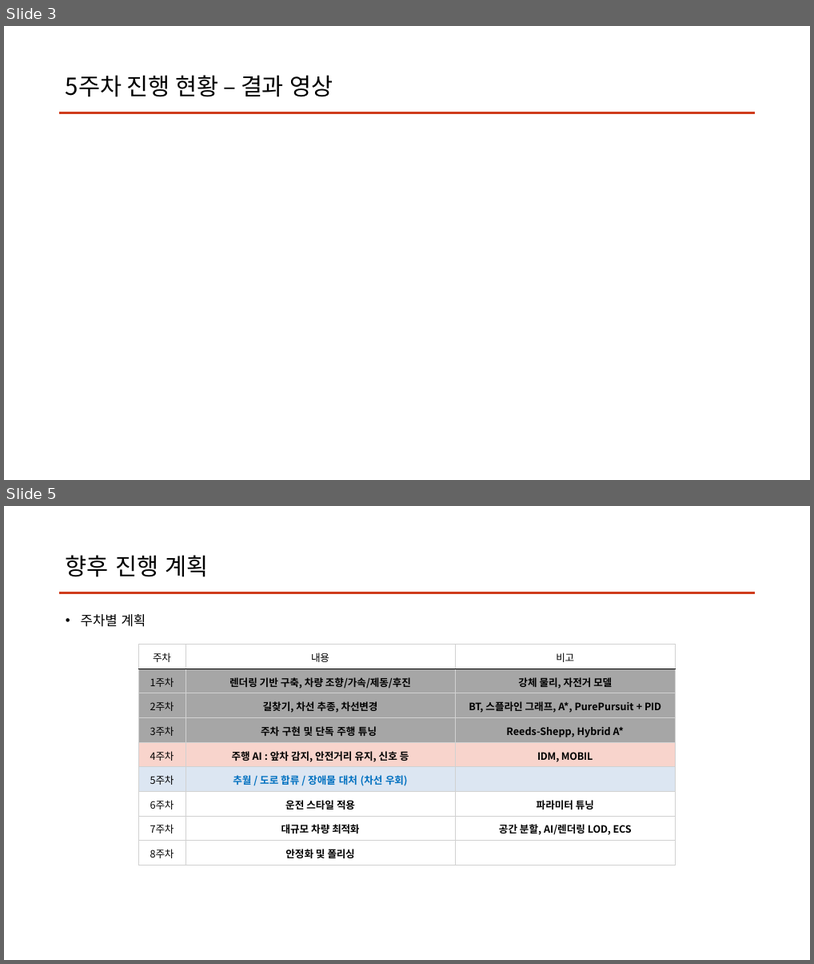
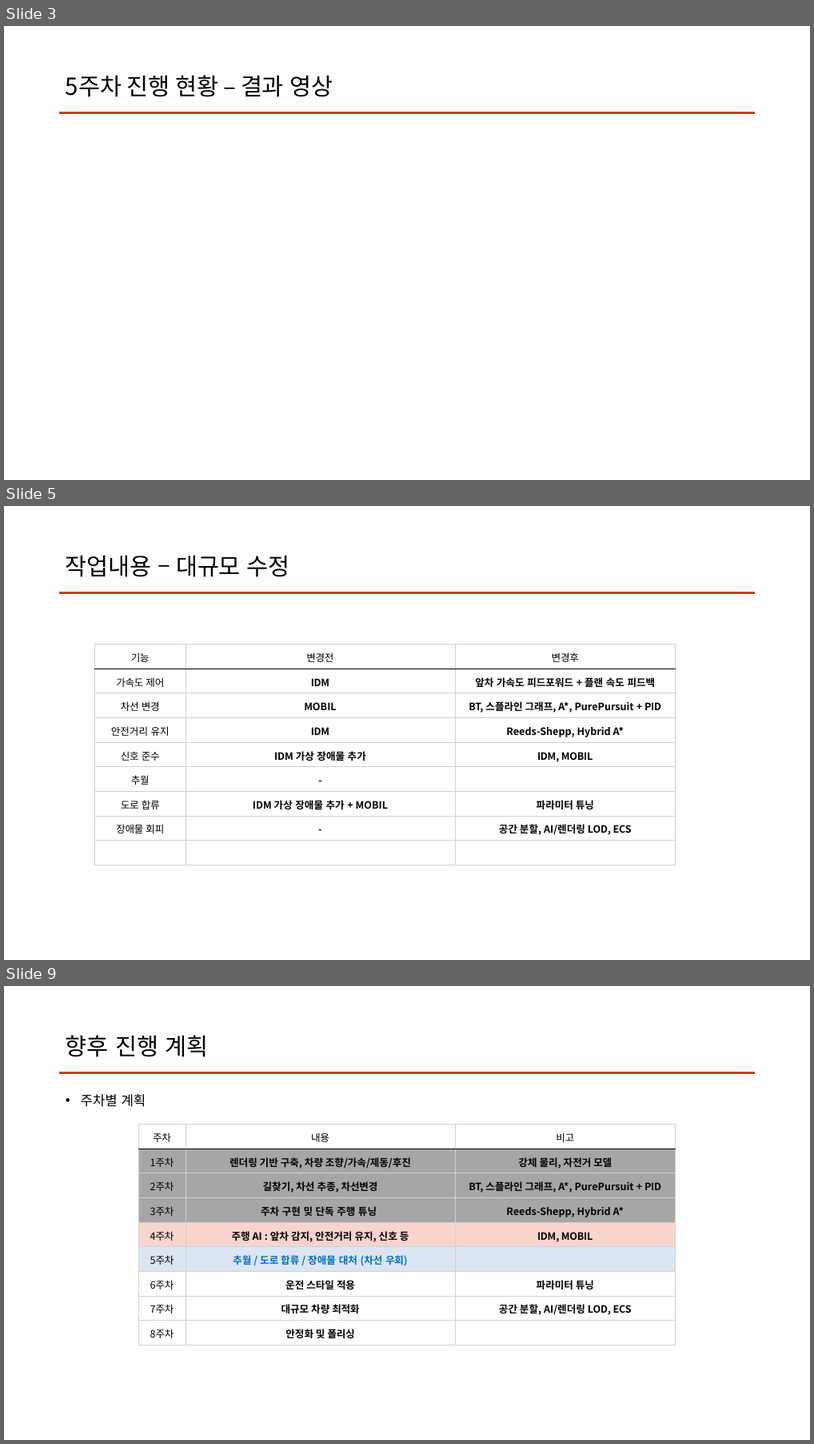
Before and after one commit to clwmrndl92/PA26-Car-Road-AI-Sim, a slide deck: Report/5주차.pptx. Shown one above the other, each under a label of ours: slides 3 and 5 before the commit, slides 3, 5 and 9 after it; the slides between them are not shown. The pictures are 814x964 and 814x1444 pixels, drawn with LibreOffice and Linux fonts; fonts in the diff are those of the drawing. Boxes give left, top, right and bottom in pixels: in the first picture for what was removed or moved away, otherwise in the second. Text is boxed around its words. In the diff, an @@ line names an element or a change of style, - is before the commit and + after.

Commit message:
IDM+MOBIL 복구

```diff
--- a/Report/5주차.pptx
+++ b/Report/5주차.pptx
@@ slide 5 added at [4,506,810,960], background #FFFFFF @@
@@ title added at [66,555,290,577], 28 pt, text #000000 @@
+작업내용 – 대규모 수정
@@ freeform shape added at [60,592,755,592], outline #CF3C1C 2.25 pt @@
@@ table added at [94,644,676,864], 9 rows, 3 columns @@
+기능 | 변경전 | 변경후
+가속도 제어 | IDM | 앞차 가속도 피드포워드 + 플랜 속도 피드백
+차선 변경 | MOBIL | BT, 스플라인 그래프, A*, PurePursuit + PID
+안전거리 유지 | IDM | Reeds-Shepp, Hybrid A*
+신호 준수 | IDM 가상 장애물 추가 | IDM, MOBIL
+추월 | - | 
+도로 합류 | IDM 가상 장애물 추가 + MOBIL | 파라미터 튜닝
+장애물 회피 | - | 공간 분할, AI/렌더링 LOD, ECS
+ |  | 
@@ what was slide 5 is now slide 9 @@
```
Also in this commit, not shown: 2 slides changed, 3 other slides added, 12 other files.
